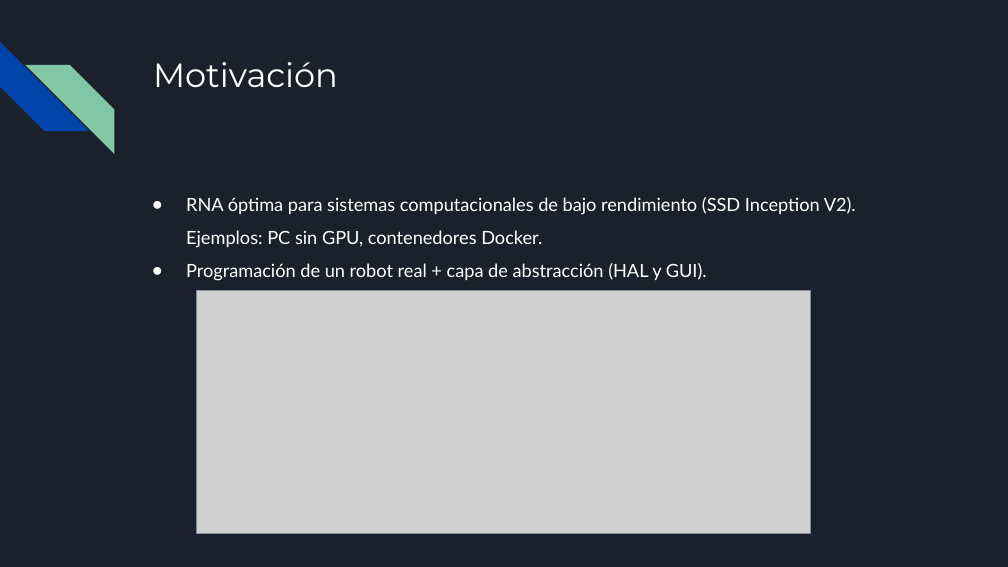
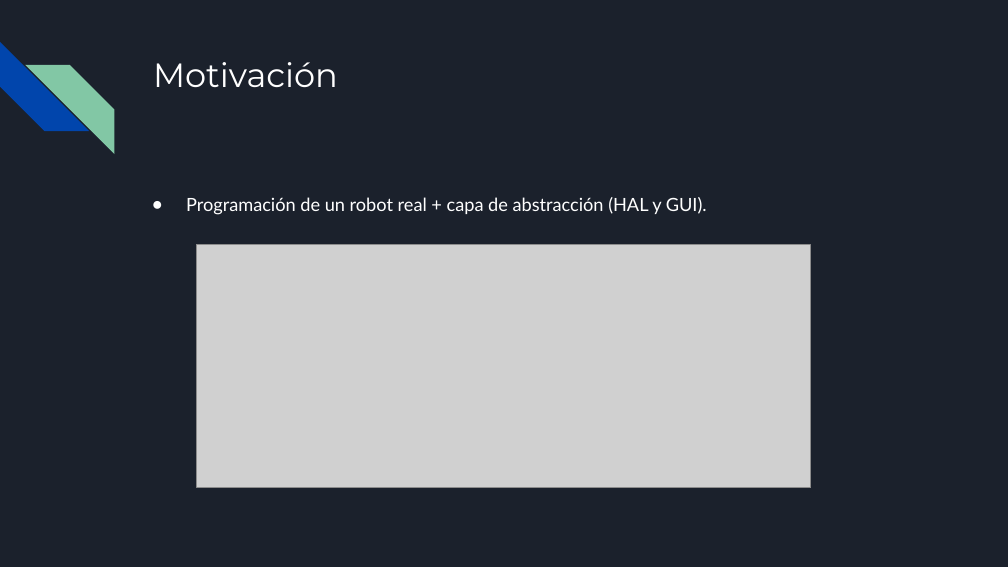
Before and after one commit to RoboticsLabURJC/2021-tfg-carlos-caminero, a slide deck: slide 5 of presentacion/presentacion.pptx (slide 4 before the commit). Drawn at 1008x567 pixels with LibreOffice and Linux fonts; fonts in the diff are those of the drawing; grey boxes stand for pictures. Boxes give left, top, right and bottom in pixels: in the first picture for what was removed or moved away, otherwise in the second. Text is boxed around its words. In the diff, an @@ line names an element or a change of style, - is before the commit and + after.

```diff
--- a/presentacion/presentacion.pptx
+++ b/presentacion/presentacion.pptx
@@ text at [186, 197, 856, 248]: paragraph removed @@
-● RNA óptima para sistemas computacionales de bajo rendimiento (SSD Inception V2). Ejemplos: PC sin GPU, contenedores Docker.
@@ picture: place and size @@
-picture at [197, 290, 810, 533]
+picture at [197, 245, 810, 488]
```
Also in this commit, not shown: 15 other slides changed, 1 slide added, 1 other file.
